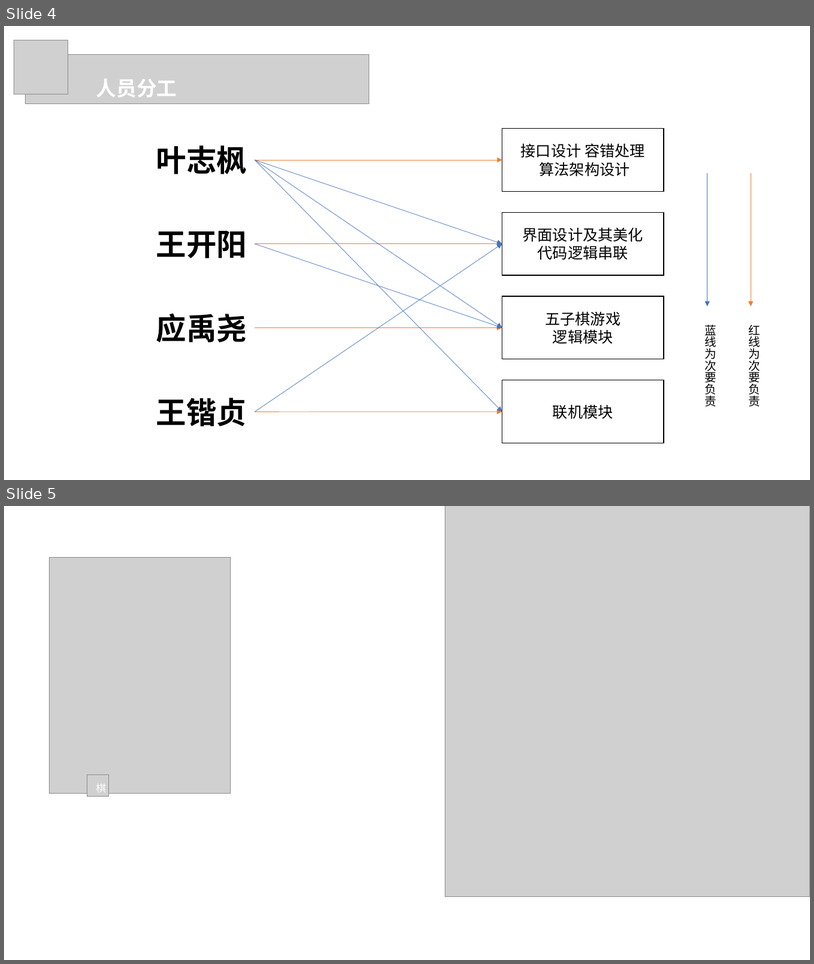
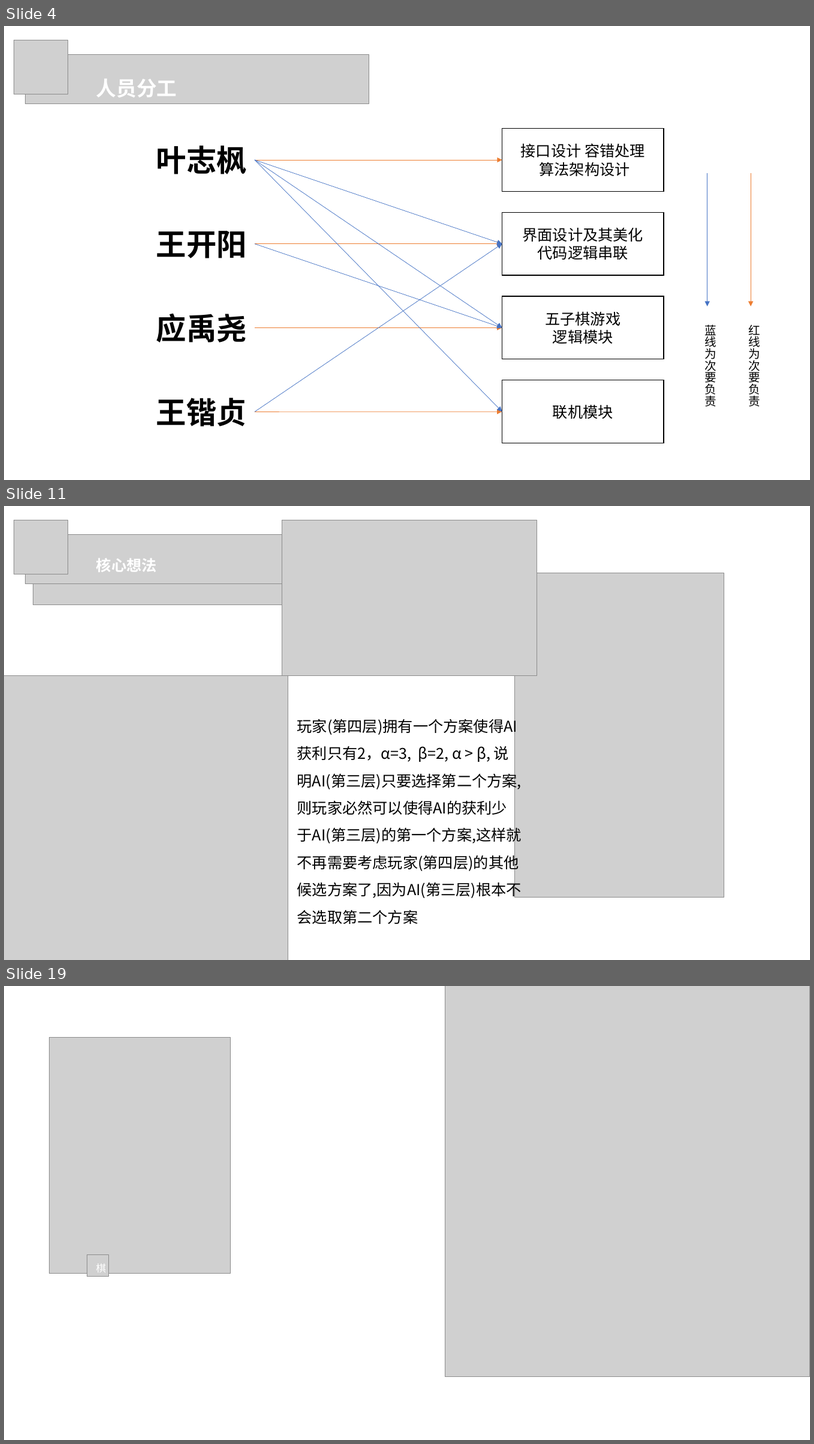
Before and after one commit to IPCHIFUNG/Gobang, a slide deck: doc/五子棋项目演示PPT.pptx. Shown one above the other, each under a label of ours: slides 4 and 5 before the commit, slides 4, 11 and 19 after it; the slides between them are not shown. The pictures are 814x964 and 814x1444 pixels, drawn with LibreOffice and Linux fonts; fonts in the diff are those of the drawing; grey boxes stand for pictures. Boxes give left, top, right and bottom in pixels: in the first picture for what was removed or moved away, otherwise in the second. Text is boxed around its words. In the diff, an @@ line names an element or a change of style, - is before the commit and + after.

Commit message:
PPT核心算法

```diff
--- a/doc/五子棋项目演示PPT.pptx
+++ b/doc/五子棋项目演示PPT.pptx
@@ slide 11 added at box(4, 506, 810, 960), background #FFFFFF @@
@@ picture added at box(14, 520, 68, 574) @@
@@ picture added at box(282, 520, 537, 675) @@
@@ picture added at box(25, 534, 369, 584) @@
@@ picture added at box(33, 541, 284, 605) @@
@@ text added at box(96, 558, 157, 572), 18 pt, text #FFFFFF, bold @@
+核心想法
@@ picture added at box(515, 573, 725, 897) @@
@@ picture added at box(4, 676, 288, 960) @@
@@ text added at box(297, 716, 522, 924), 18 pt, text #000000 @@
+玩家(第四层)拥有一个方案使得AI获利只有2，α=3, β=2, α > β, 说明AI(第三层)只要选择第二个方案, 则玩家必然可以使得AI的获利少于AI(第三层)的第一个方案,这样就不再需要考虑玩家(第四层)的其他候选方案了,因为AI(第三层)根本不会选取第二个方案
@@ what was slide 5 is now slide 19 @@
```
Also in this commit, not shown: 13 other slides added.
